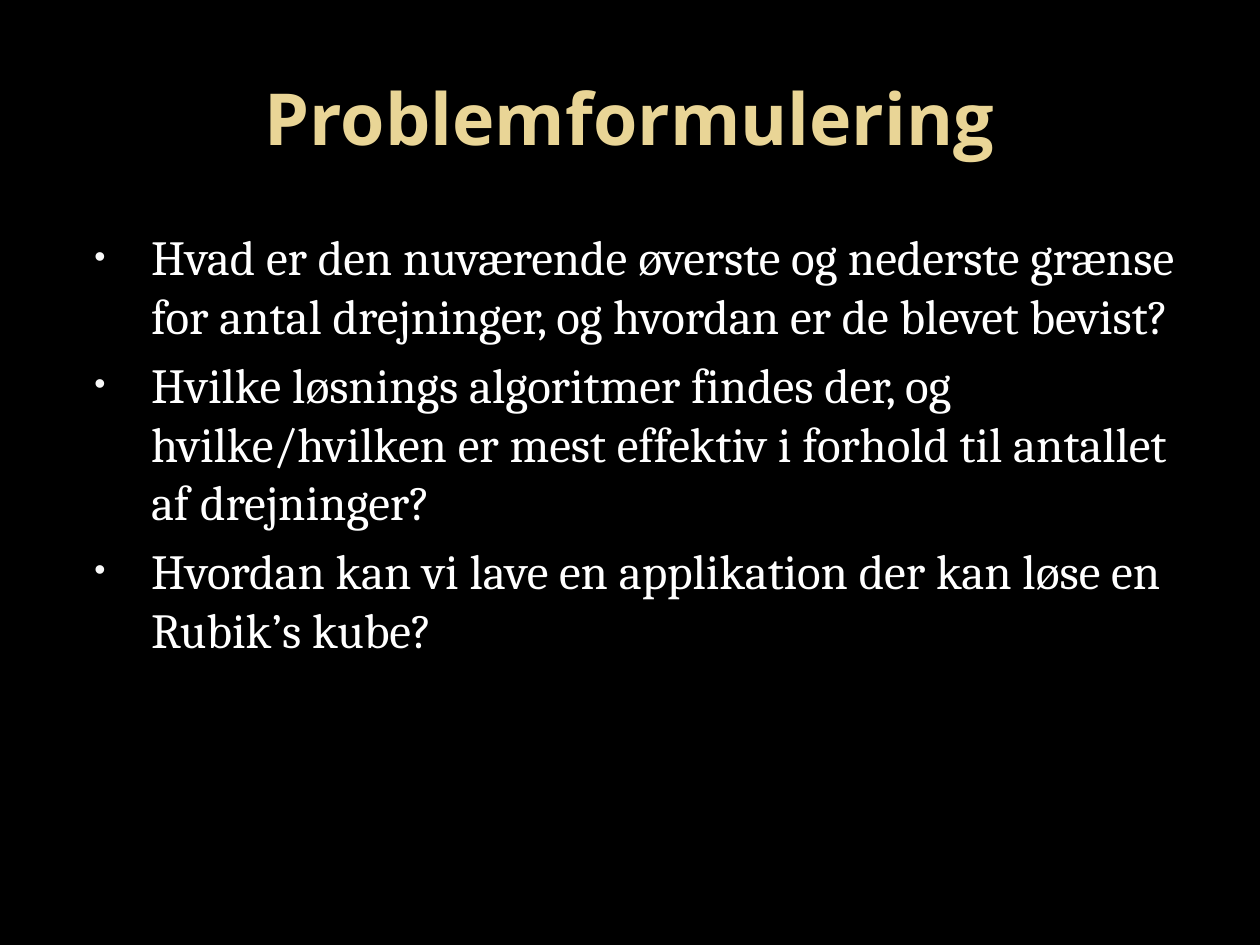
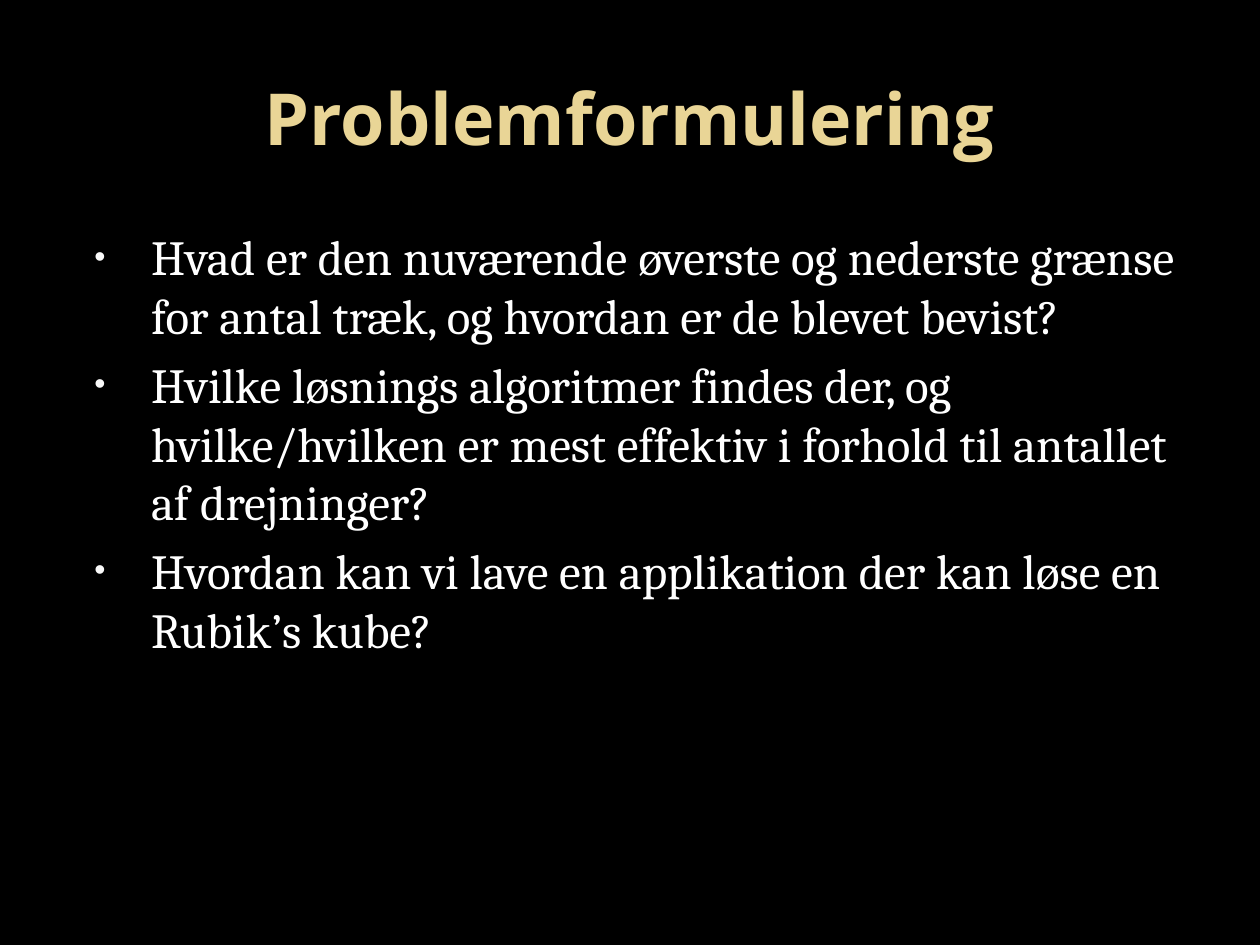
Before and after one commit to rasmusprentow/a215, a slide deck: slide 3 of Statusseminar/Rubik’s Cube.pptx. Drawn at 1260x945 pixels with LibreOffice and Linux fonts; fonts in the diff are those of the drawing; background and template pictures are left out. Boxes give left, top, right and bottom in pixels: in the first picture for what was removed or moved away, otherwise in the second. Text is boxed around its words. In the diff, an @@ line names an element or a change of style, - is before the commit and + after.

```diff
--- a/Statusseminar/Rubik’s Cube.pptx
+++ b/Statusseminar/Rubik’s Cube.pptx
@@ text at box(151, 241, 1174, 345): text changed @@
-• Hvad er den nuværende øverste og nederste grænse for antal drejninger, og hvordan er de blevet bevist?
+• Hvad er den nuværende øverste og nederste grænse for antal træk, og hvordan er de blevet bevist?
```
Also in this commit, not shown: 3 other slides changed.
